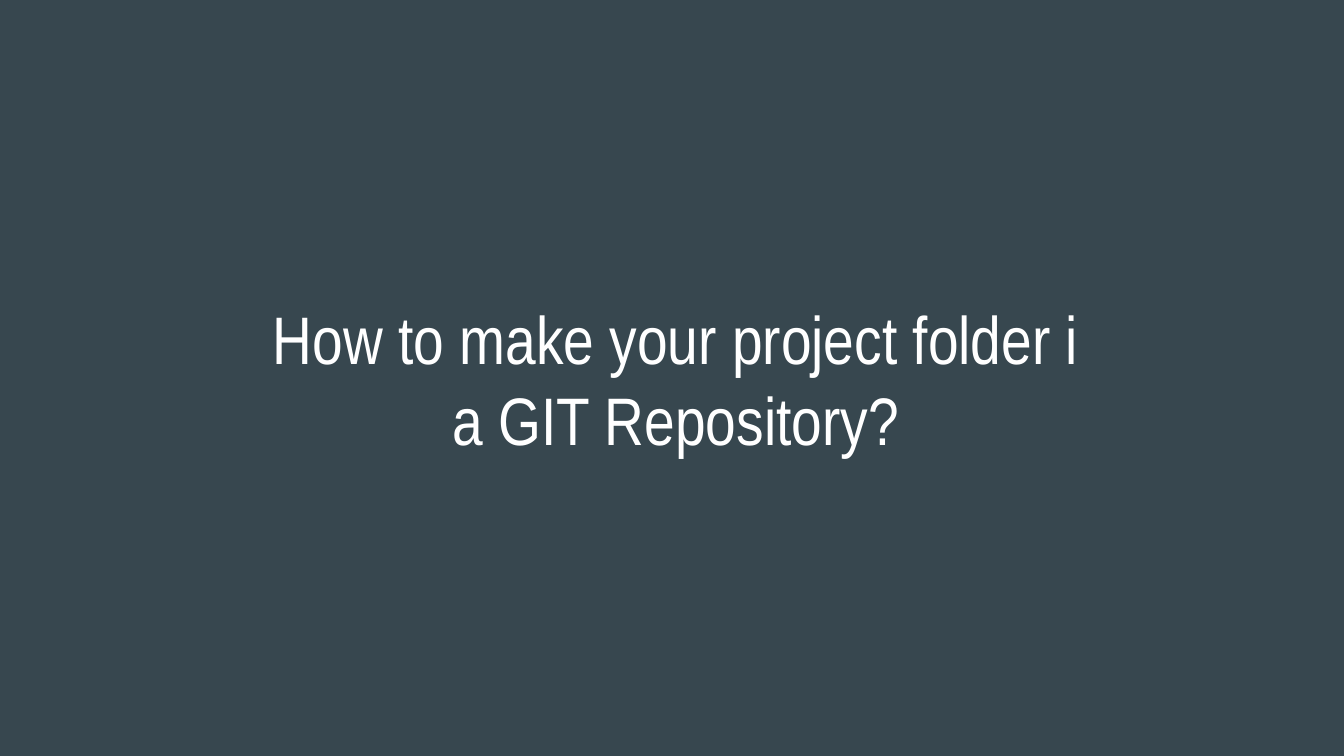
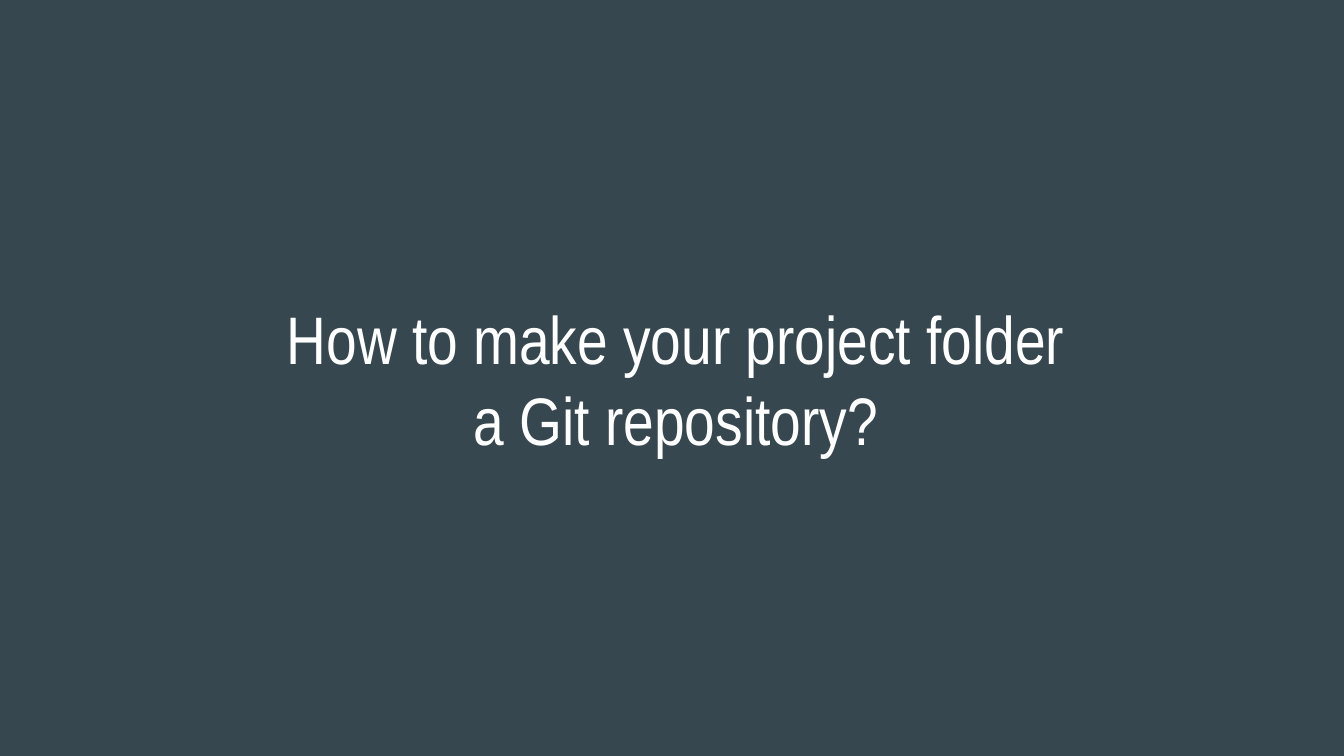
Before and after one commit to katannyak/WorkshopMaterials, a slide deck: slide 20 of git/hwt_study_git_intro.pptx. Drawn at 1344x756 pixels with LibreOffice and Linux fonts; fonts in the diff are those of the drawing. Boxes give left, top, right and bottom in pixels: in the first picture for what was removed or moved away, otherwise in the second. Text is boxed around its words. In the diff, an @@ line names an element or a change of style, - is before the commit and + after.

```diff
--- a/git/hwt_study_git_intro.pptx
+++ b/git/hwt_study_git_intro.pptx
@@ title at (287, 315, 1064, 457): text changed @@
-How to make your project folder i
-a GIT Repository?
+How to make your project folder
+a Git repository?
```
Also in this commit, not shown: 14 other slides changed, 5 slides added, 1 slide removed, 1 other file.
